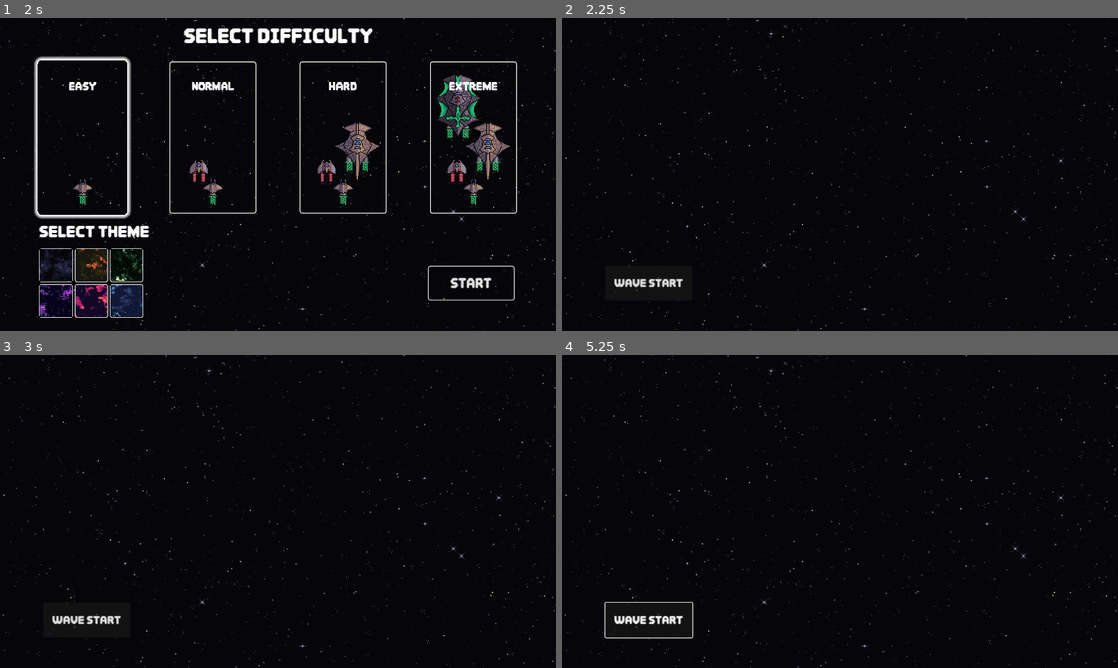
Above: before the commit, frames 1-4 (two rows, left to right).
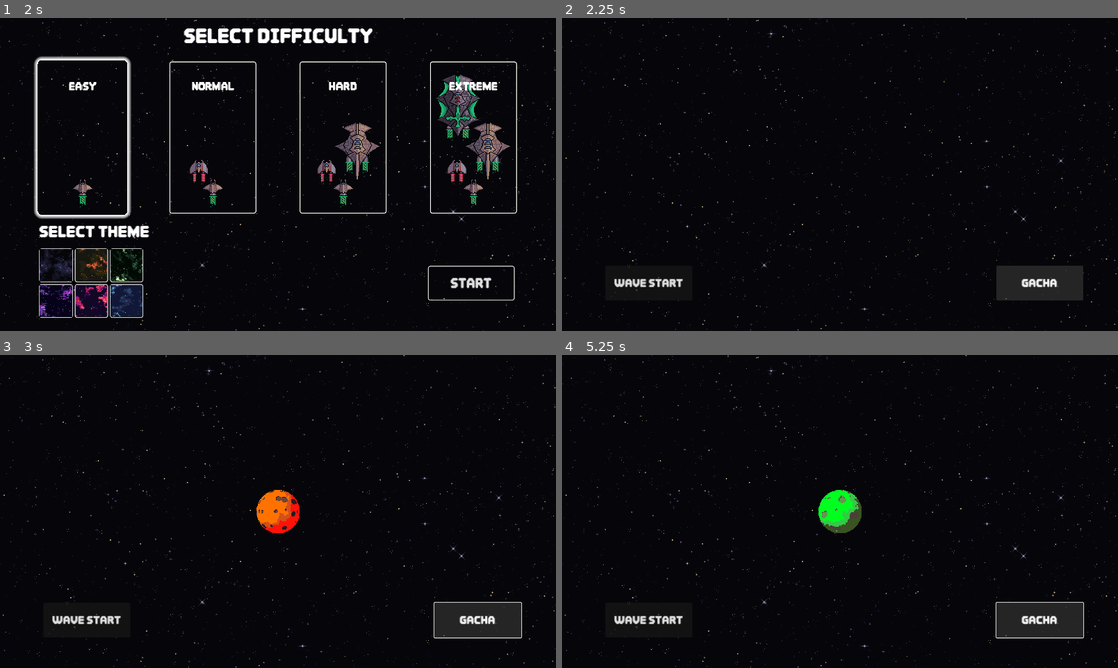
Above: after the commit, the same moments.

Repository: wonhs0191/GAME-2-Random-Defense-
Game: Godot game, scene res://title_screen/title_screen.tscn
The game is run twice, just before and just after one commit, with the same random seed, the same clock (stepped at 60 frames per second) and the same inputs.
Inputs (mouse positions are in pixels of both pictures, inside the frame that each line leads up to):
- Up to frame 1 (2 s): click "S T A R T" at 0.5 s; click "EASY" at 1.25 s
- Up to frame 2 (2.25 s): click "START" at 2 s
- Up to frame 3 (3 s): click (478, 621) at 2.75 s, where only the run after the commit has a clickable "GACHA"
- Up to frame 4 (5.25 s): click "WAVE START" at 3.5 s; click "WAVE START" at 4.25 s; click (1040, 621) at 5 s, where only the run after the commit has a clickable "GACHA"

Frame 1 is identical in both runs. In frame 2, 1.7% of the frame differs, in the area x 78-94%, y 79-91%; in frame 3, 2.7%; in frame 4, 2.9%, in the area x 7-94%, y 43-91%.

Commit message:
=== task merge

Diff:
--- a/game_play/game_play.gd
+++ b/game_play/game_play.gd
@@ -1,6 +1,12 @@
 extends Node2D
 
 signal wave_started
+
+# 유닛들이 저장된 폴더 경로 (기본값: res://Units)
+@export_dir var unit_folder_path: String = "res://unit"
+
+# 동적으로 로드된 유닛 리스트
+var loaded_units: Array[PackedScene] = []
 
 func _ready():
 
@@ -34,5 +40,44 @@
 				#! print_tree()
 				#! print("===================")
 
+	_load_units_dynamically()
+
+# 유닛 폴더 하위의 PRD-*로 시작되는 씬들을 자동으로 로드하여 리스트에 추가
+func _load_units_dynamically():
+	_scan_recursive(unit_folder_path)
+
+# 재귀적으로 폴더를 탐색하는 함수
+func _scan_recursive(path: String):
+	var dir = DirAccess.open(path)
+	if dir:
+		dir.list_dir_begin()
+		var file_name = dir.get_next()
+		while file_name != "":
+			if dir.current_is_dir():
+				# . (현재폴더) .. (상위폴더)가 아닌 경우에만 재귀 호출 (무한루프 방지)
+				if file_name != "." and file_name != "..":
+					_scan_recursive(path.path_join(file_name))
+			else:
+				# PRD-로 시작하고 .tscn 확장자를 가진 파일만 로드
+				if file_name.to_lower().begins_with("prd_") and file_name.ends_with(".tscn"):
+					var full_path = path.path_join(file_name)
+					var scene = load(full_path)
+					if scene is PackedScene:
+						loaded_units.append(scene)
+			file_name = dir.get_next()
+
 func _on_wave_start_pressed():
 	wave_started.emit()
+
+func _on_button_pressed():
+	var scene_to_spawn: PackedScene = null
+	if not loaded_units.is_empty():
+		scene_to_spawn = loaded_units.pick_random()
+
+	if scene_to_spawn:
+		var new_unit = scene_to_spawn.instantiate()
+		add_child(new_unit)
+
+		# 화면(Viewport)의 크기를 가져와 정중앙 좌표 계산
+		var viewport_size = get_viewport_rect().size
+		new_unit.global_position = viewport_size / 2
--- a/game_play/game_play.tscn
+++ b/game_play/game_play.tscn
@@ -19,4 +19,13 @@
 theme_override_font_sizes/font_size = 25
 text = "WAVE START"
 
+[node name="Button" type="Button" parent="."]
+offset_left = 1000.0
+offset_top = 570.0
+offset_right = 1200.0
+offset_bottom = 650.0
+theme_override_font_sizes/font_size = 25
+text = "GACHA"
+
 [connection signal="pressed" from="wave_start" to="." method="_on_wave_start_pressed"]
+[connection signal="pressed" from="Button" to="." method="_on_button_pressed"]
--- a/temp/unit_generator.gd
+++ /dev/null
@@ -1,52 +0,0 @@
-extends Node2D
-
-# 유닛들이 저장된 폴더 경로 (기본값: res://Units)
-@export_dir var unit_folder_path: String = "res://unit"
-
-# 동적으로 로드된 유닛 리스트
-var loaded_units: Array[PackedScene] = []
-
-# Called when the node enters the scene tree for the first time.
-func _ready():
-	_load_units_dynamically()
-	print(loaded_units)
-
-func _process(delta):
-	pass
-
-# 유닛 폴더 하위의 PRD-*로 시작되는 씬들을 자동으로 로드하여 리스트에 추가
-func _load_units_dynamically():
-	_scan_recursive(unit_folder_path)
-
-# 재귀적으로 폴더를 탐색하는 함수
-func _scan_recursive(path: String):
-	var dir = DirAccess.open(path)
-	if dir:
-		dir.list_dir_begin()
-		var file_name = dir.get_next()
-		while file_name != "":
-			if dir.current_is_dir():
-				# . (현재폴더) .. (상위폴더)가 아닌 경우에만 재귀 호출 (무한루프 방지)
-				if file_name != "." and file_name != "..":
-					_scan_recursive(path.path_join(file_name))
-			else:
-				# PRD-로 시작하고 .tscn 확장자를 가진 파일만 로드
-				if file_name.to_lower().begins_with("prd_") and file_name.ends_with(".tscn"):
-					var full_path = path.path_join(file_name)
-					var scene = load(full_path)
-					if scene is PackedScene:
-						loaded_units.append(scene)
-			file_name = dir.get_next()
-
-func _on_button_pressed():
-	var scene_to_spawn: PackedScene = null
-	if not loaded_units.is_empty():
-		scene_to_spawn = loaded_units.pick_random()
-
-	if scene_to_spawn:
-		var new_unit = scene_to_spawn.instantiate()
-		add_child(new_unit)
-
-		# 화면(Viewport)의 크기를 가져와 정중앙 좌표 계산
-		var viewport_size = get_viewport_rect().size
-		new_unit.global_position = viewport_size / 2
--- a/temp/unit_generator.tscn
+++ /dev/null
@@ -1,16 +0,0 @@
-[gd_scene load_steps=2 format=3 uid="uid://d0x1c0kygfvej"]
-
-[ext_resource type="Script" path="res://temp/unit_generator.gd" id="1_xupda"]
-
-[node name="UnitGenerator" type="Node2D"]
-script = ExtResource("1_xupda")
-
-[node name="Button" type="Button" parent="."]
-offset_left = 1052.0
-offset_top = 595.0
-offset_right = 1209.0
-offset_bottom = 668.0
-theme_override_font_sizes/font_size = 30
-text = "SUMMON"
-
-[connection signal="pressed" from="Button" to="." method="_on_button_pressed"]
